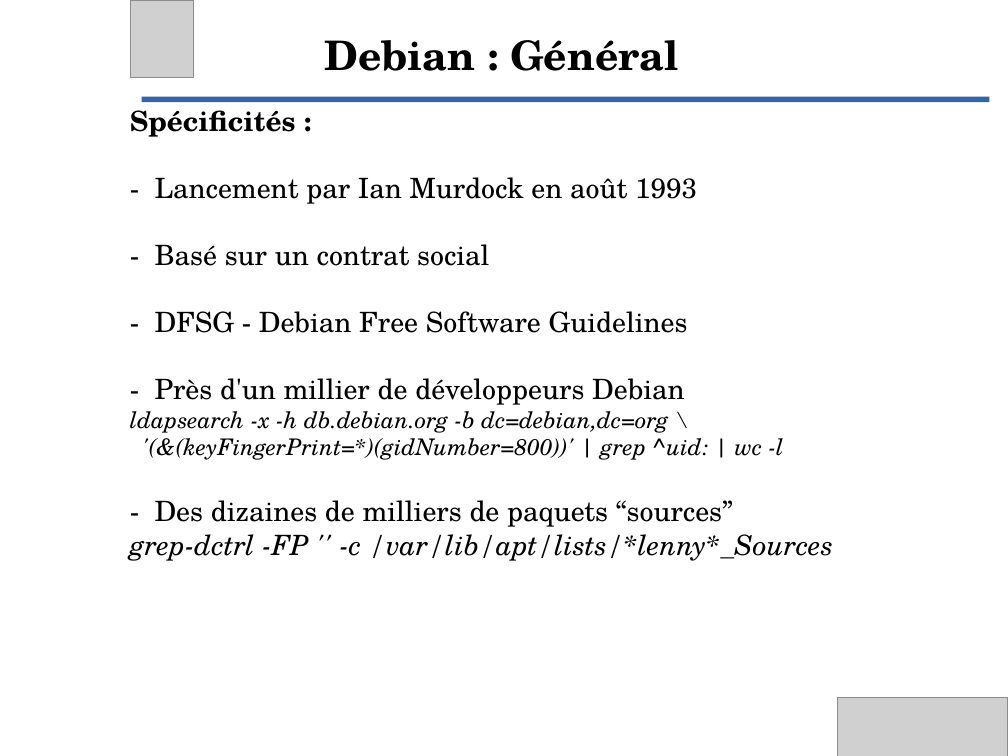
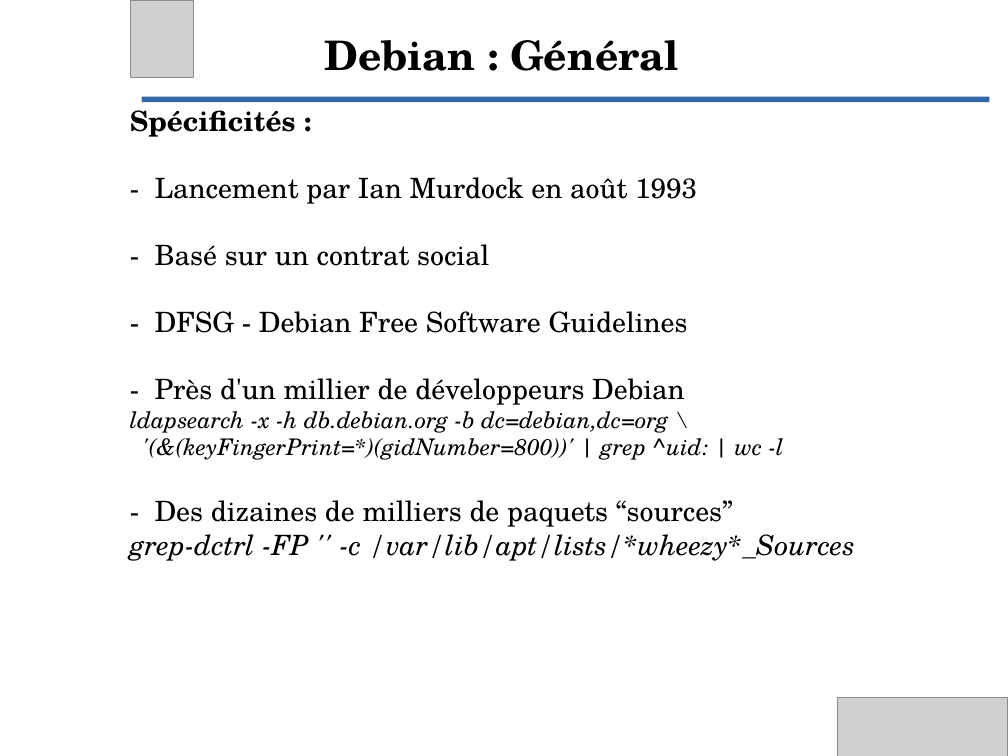
Before and after one commit to Evolix/evoformations, a slide deck: slide 21 of slides/Linux-and-Debian.odp (slide 20 before the commit). Drawn at 1008x756 pixels with LibreOffice and Linux fonts; fonts in the diff are those of the drawing; grey boxes stand for pictures; background and template pictures are left out. Boxes give left, top, right and bottom in pixels: in the first picture for what was removed or moved away, otherwise in the second. Text is boxed around its words. In the diff, an @@ line names an element or a change of style, - is before the commit and + after.

```diff
--- a/slides/Linux-and-Debian.odp
+++ b/slides/Linux-and-Debian.odp
@@ text at bbox=[130, 534, 855, 561]: text changed @@
-grep-dctrl -FP '' -c /var/lib/apt/lists/*lenny*_Sources
+grep-dctrl -FP '' -c /var/lib/apt/lists/*wheezy*_Sources
```
Also in this commit, not shown: 6 other slides changed, 1 slide added, 4 other files.
